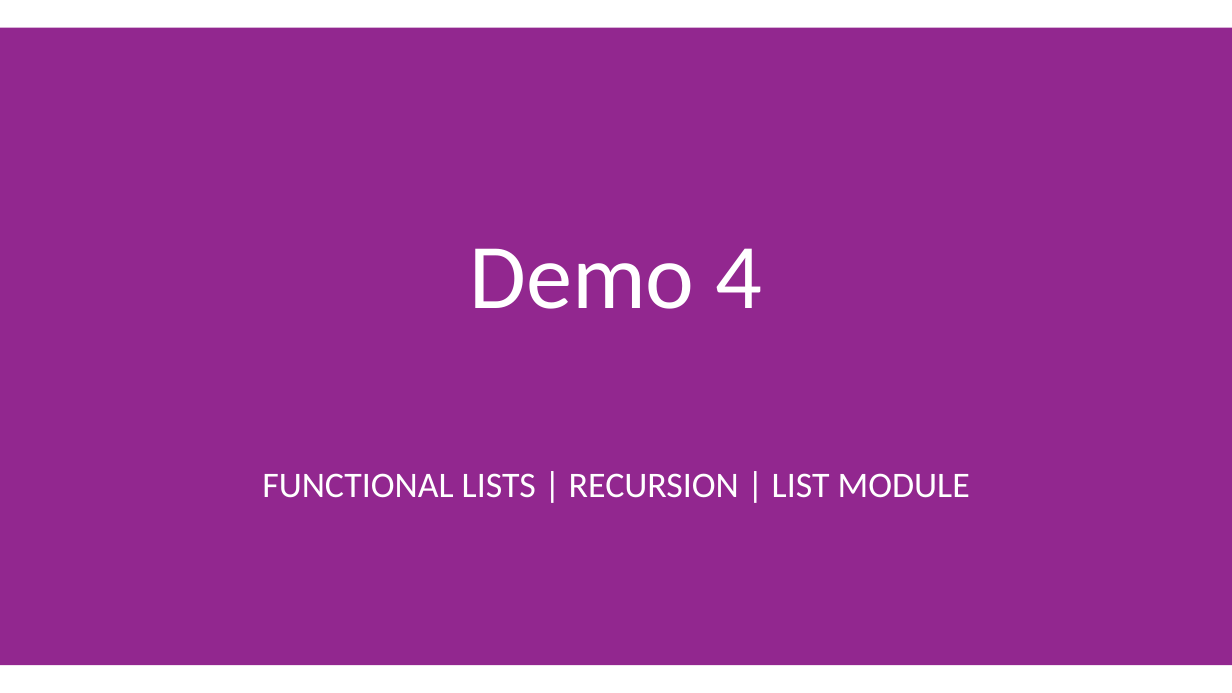
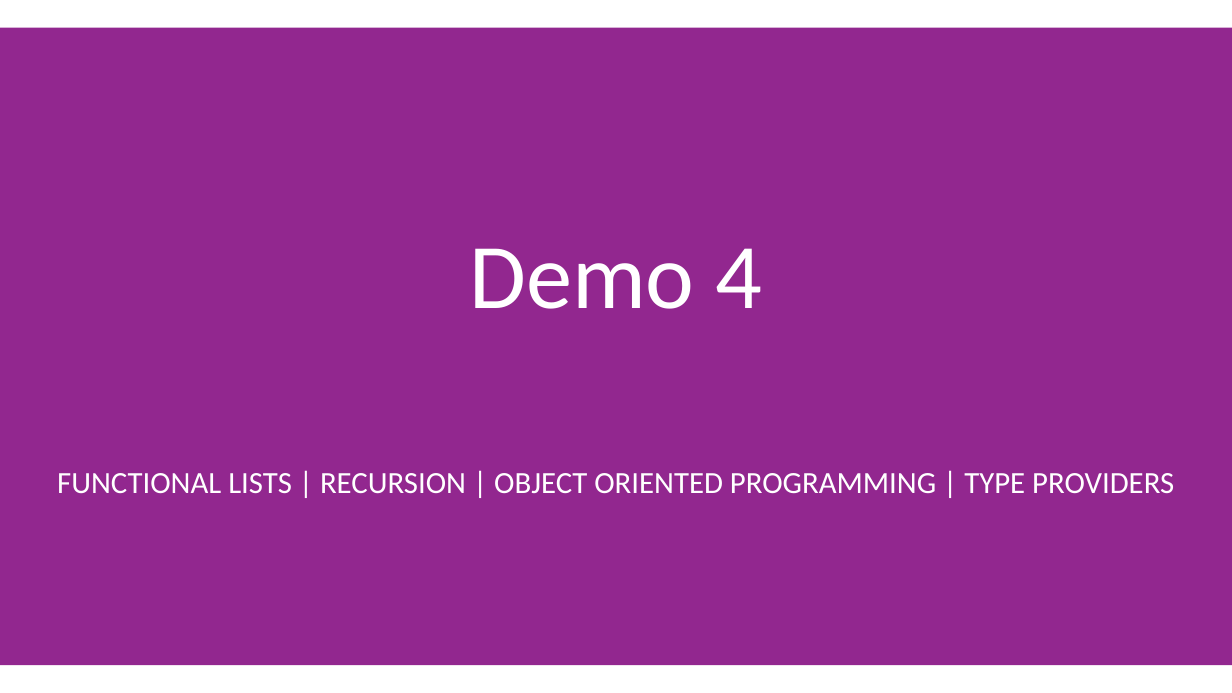
Before and after one commit to jorgef/fsharpworkshop, a slide deck: slide 78 of FSharpWorkshop_Slides.pptx (slide 69 before the commit). Drawn at 1232x693 pixels with LibreOffice and Linux fonts; fonts in the diff are those of the drawing. Boxes give left, top, right and bottom in pixels: in the first picture for what was removed or moved away, otherwise in the second. Text is boxed around its words. In the diff, an @@ line names an element or a change of style, - is before the commit and + after.

```diff
--- a/FSharpWorkshop_Slides.pptx
+++ b/FSharpWorkshop_Slides.pptx
@@ text at <box>57,473,1174,494</box>: text changed; size 28 to 24 pt @@
-FUNCTIONAL LISTS | RECURSION | LIST MODULE
+FUNCTIONAL LISTS | RECURSION | OBJECT ORIENTED PROGRAMMING | TYPE PROVIDERS
```
Also in this commit, not shown: 9 other slides changed, 1 slide added, 5 slides removed, 1 other file.
